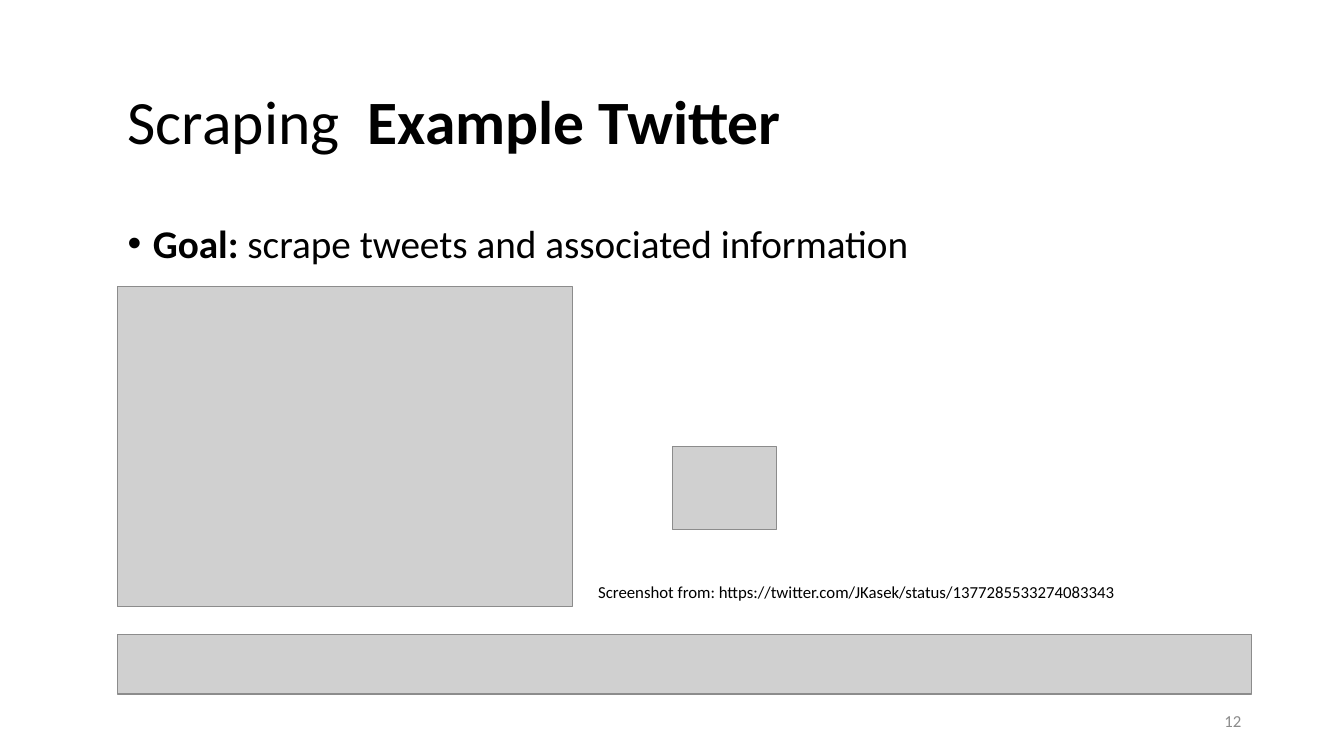
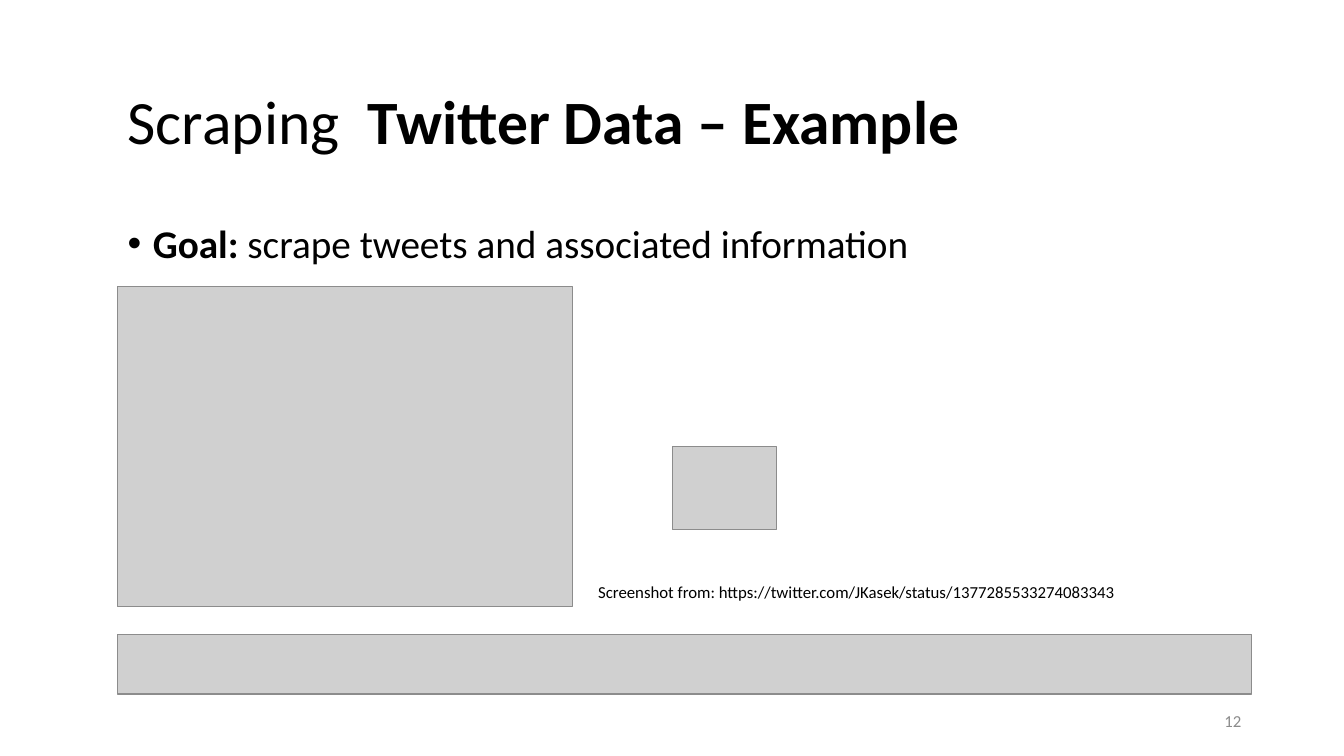
Before and after one commit to lisa-wm/consulting, a slide deck: slide 12 of 5_seminar/Contents_Part_02/slides/slides_II_1.pptx. Drawn at 1344x756 pixels with LibreOffice and Linux fonts; fonts in the diff are those of the drawing; grey boxes stand for pictures. Boxes give left, top, right and bottom in pixels: in the first picture for what was removed or moved away, otherwise in the second. Text is boxed around its words. In the diff, an @@ line names an element or a change of style, - is before the commit and + after.

```diff
--- a/5_seminar/Contents_Part_02/slides/slides_II_1.pptx
+++ b/5_seminar/Contents_Part_02/slides/slides_II_1.pptx
@@ title at (128, 100, 959, 155): text changed @@
-Scraping Example Twitter
+Scraping Twitter Data – Example
```
Also in this commit, not shown: 6 other slides changed, 5 other files.
